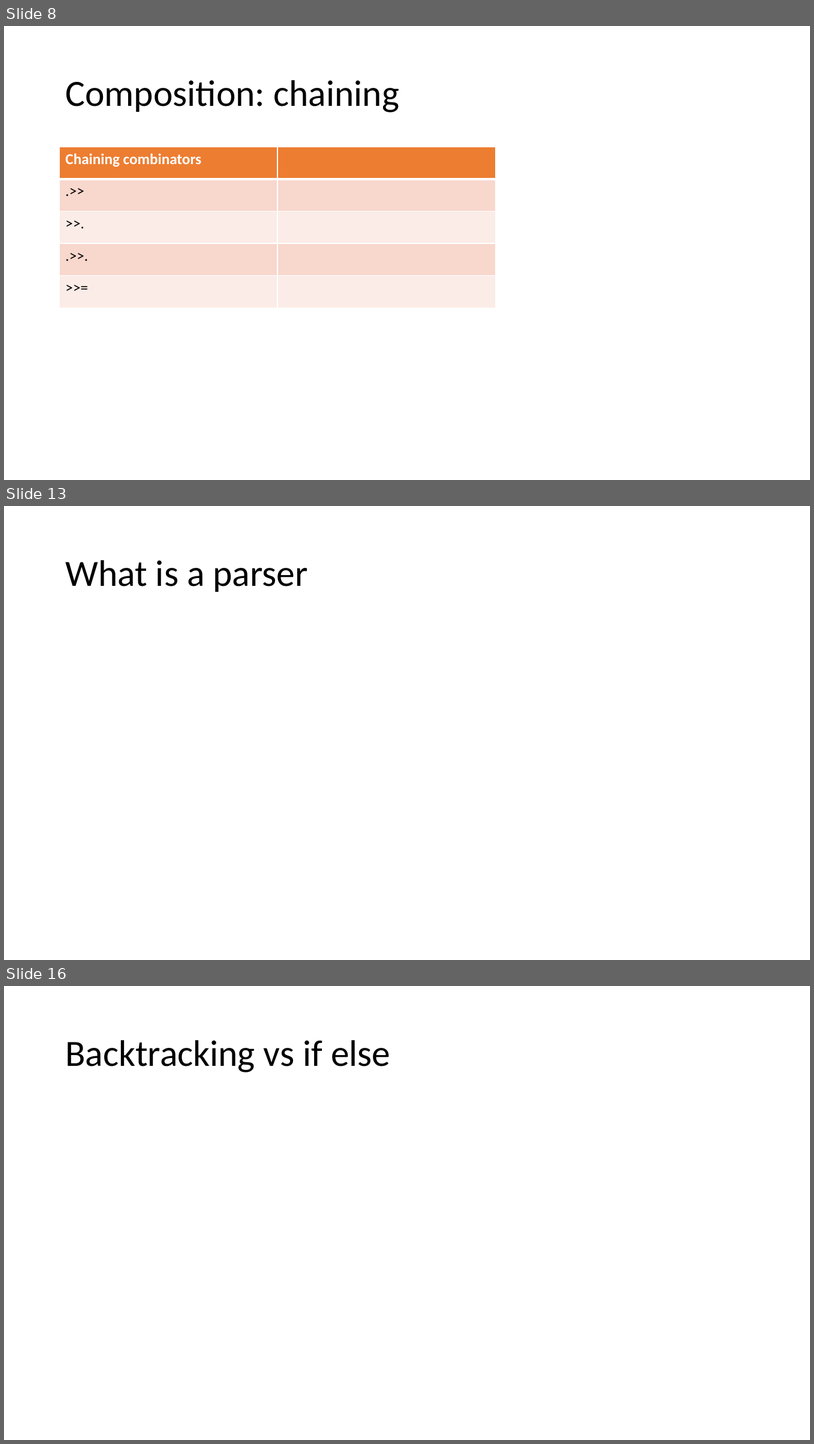
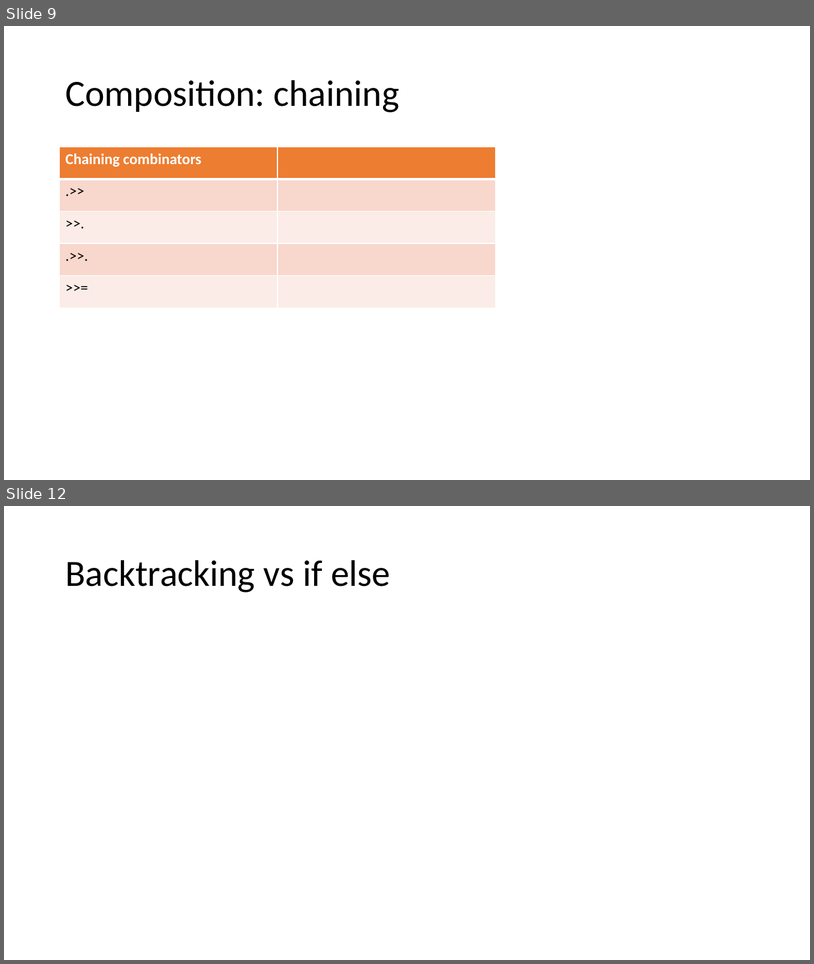
Before and after one commit to atiboros/PracticalFParsec, a slide deck: Slides/Practical FParsec V2.pptx. Shown one above the other, each under a label of ours: slides 8, 13 and 16 before the commit, slides 9 and 12 after it; the slides between them are not shown. The pictures are 814x1444 and 814x964 pixels, drawn with LibreOffice and Linux fonts; fonts in the diff are those of the drawing. Boxes give left, top, right and bottom in pixels: in the first picture for what was removed or moved away, otherwise in the second. Text is boxed around its words. In the diff, an @@ line names an element or a change of style, - is before the commit and + after.

```diff
--- a/Slides/Practical FParsec V2.pptx
+++ b/Slides/Practical FParsec V2.pptx
@@ slide 13 removed at (4, 506, 810, 960), background #FFFFFF @@
@@ title removed at (65, 560, 308, 592) @@
-What is a parser
@@ what was slide 8 is now slide 9 @@
@@ what was slide 16 is now slide 12 @@
```
Also in this commit, not shown: 3 slides changed, 1 slide added, 4 other slides removed, 3 other files.
